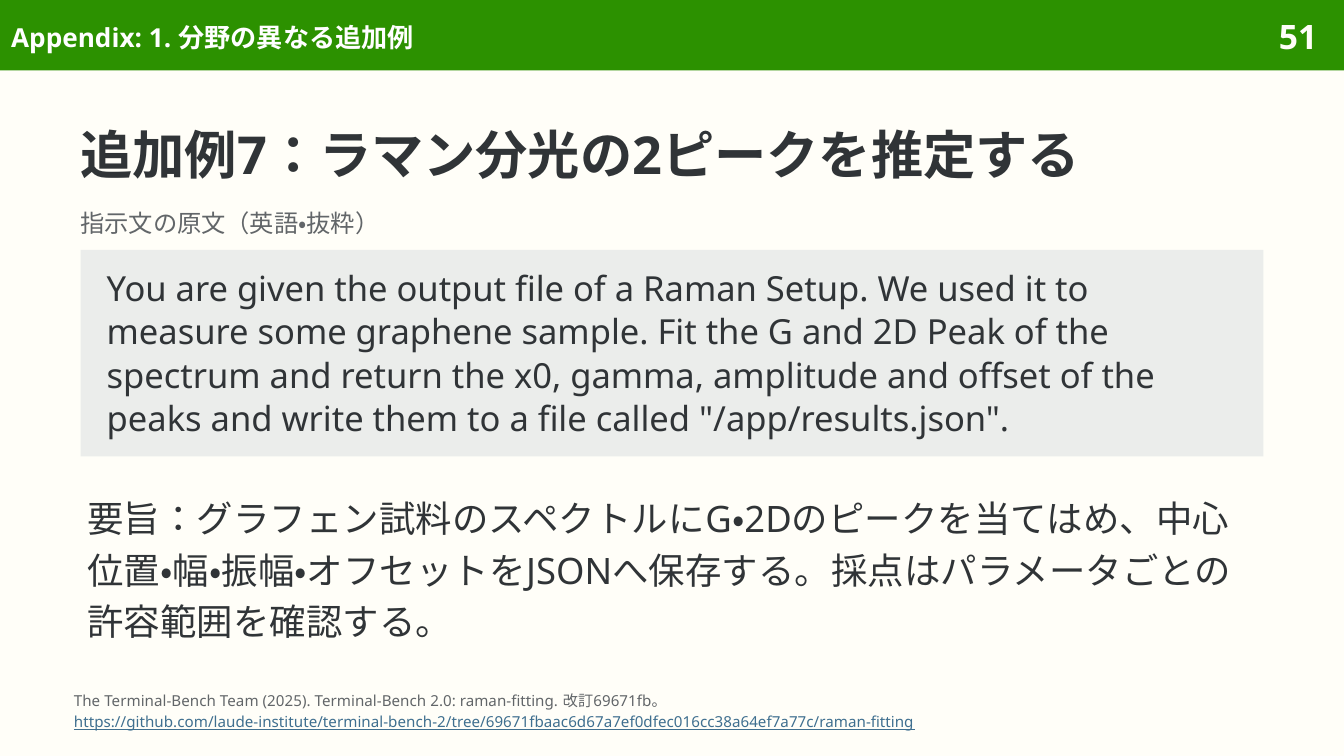
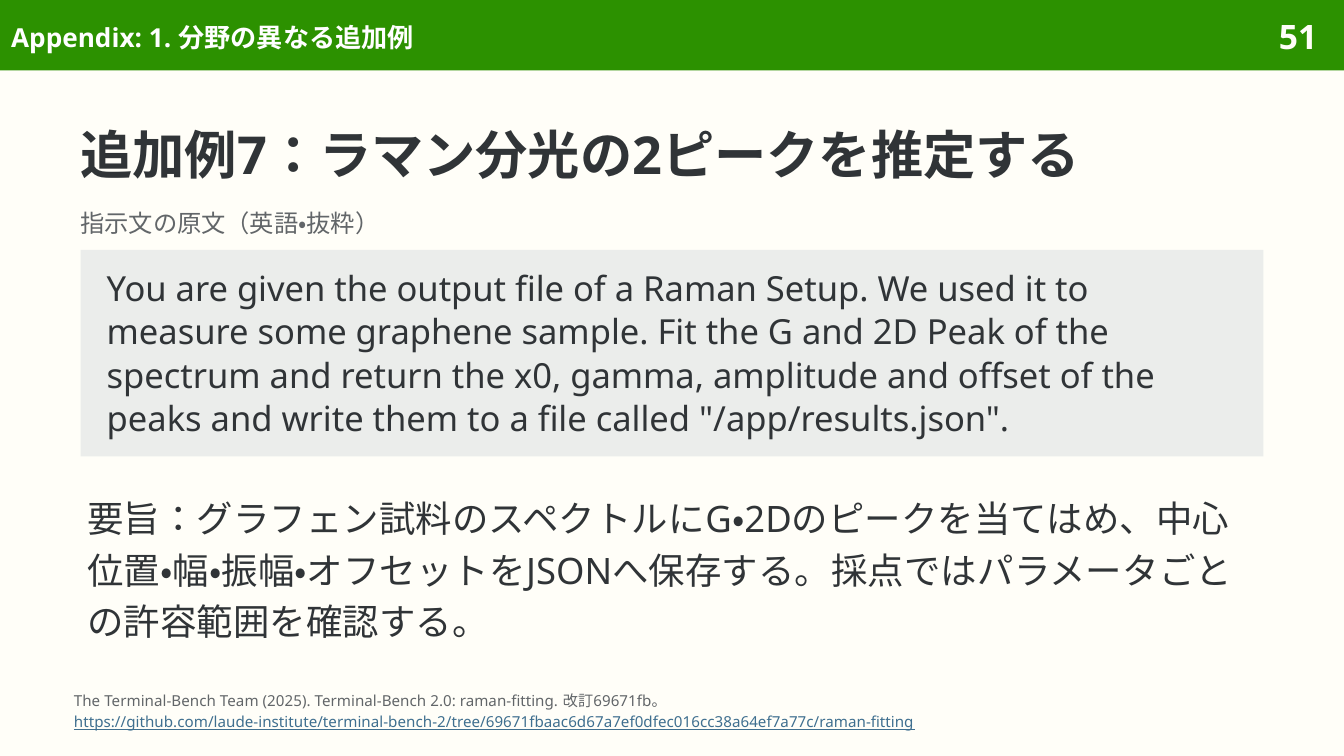
Before and after one commit to sasakiy84/datasets-in-10-minutes, a slide deck: slide 51 of slides/datasets-in-10-minutes-terminal-bench.pptx. Drawn at 1344x756 pixels with LibreOffice and Linux fonts; fonts in the diff are those of the drawing. Boxes give left, top, right and bottom in pixels: in the first picture for what was removed or moved away, otherwise in the second. Text is boxed around its words. In the diff, an @@ line names an element or a change of style, - is before the commit and + after.

```diff
--- a/slides/datasets-in-10-minutes-terminal-bench.pptx
+++ b/slides/datasets-in-10-minutes-terminal-bench.pptx
@@ text at [87,501,1232,638]: text changed @@
-要旨：グラフェン試料のスペクトルにG・2Dのピークを当てはめ、中心位置・幅・振幅・オフセットをJSONへ保存する。採点はパラメータごとの許容範囲を確認する。
+要旨：グラフェン試料のスペクトルにG・2Dのピークを当てはめ、中心位置・幅・振幅・オフセットをJSONへ保存する。採点ではパラメータごとの許容範囲を確認する。
```
Also in this commit, not shown: 10 other slides changed, 7 other files.
